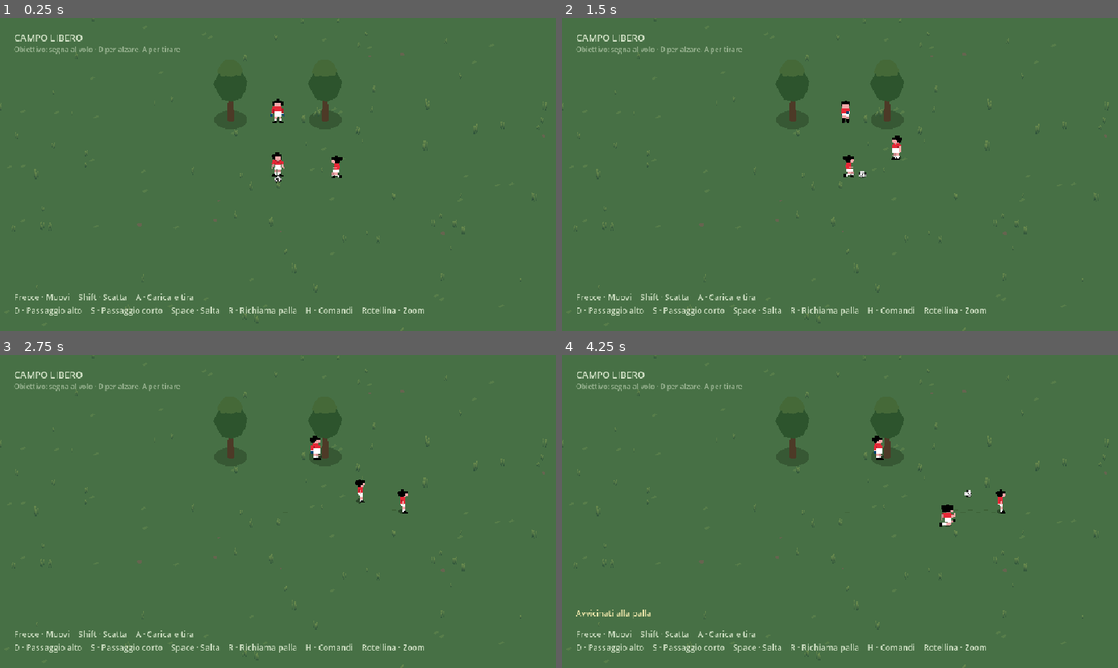
Above: before the commit, frames 1-4 (two rows, left to right).
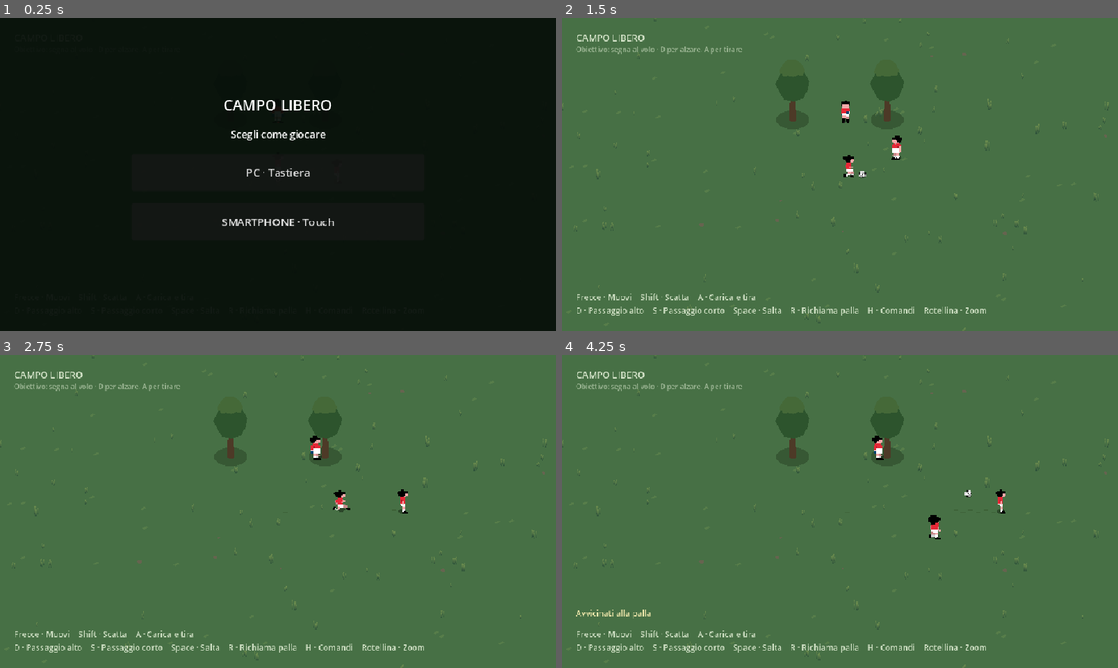
Above: after the commit, the same moments.

Repository: der1988/darkcave
Game: Godot game, scene res://scenes/football/main.tscn
Two runs of this game, one before a commit and one after it. Both use one fixed random seed, a clock stepped at 60 frames per second and the inputs below.
Inputs (mouse positions are in pixels of both pictures, inside the frame that each line leads up to):
- Up to frame 1 (0.25 s): no input
- Up to frame 2 (1.5 s): click (840, 171) at 0.5 s, where only the run after the commit has a clickable "PC · Tastiera"; tap Enter at 1.25 s; move the mouse to (962, 158) at 1.27 s; hold Right (football_right) from 1.28 s (still down); hold Shift (football_sprint) from 1.28 s (still down); click (962, 158) at 1.42 s
- Up to frame 3 (2.75 s): tap Space (football_jump) at 1.52 s; tap Ctrl at 1.55 s; release Right (football_right) at 2 s; release Shift (football_sprint) at 2 s; drag from (166, 527) to (250, 574) at 2.02 s
- Up to frame 4 (4.25 s): move the mouse to (895, 442) at 2.77 s; hold Right (football_right) 2.78-3.5 s; hold D (football_lob) 2.78-3.5 s; click (895, 442) at 2.92 s; tap Ctrl at 3.05 s; drag from (812, 574) to (673, 464) at 3.52 s

The runs differ from the first frame. In frame 1, 100% of the frame differs, in the area x 0-100%, y 0-100%; in frame 2, nothing differs; in frame 3, 0.2%; in frame 4, 0.3%.

Commit message:
Add startup PC/mobile selection with landscape multitouch controls

Diff:
--- a/project.godot
+++ b/project.godot
@@ -13,6 +13,7 @@
 window/size/window_width_override=1280
 window/size/window_height_override=720
 window/stretch/mode="canvas_items"
+window/stretch/aspect="expand"
 
 [rendering]
 renderer/rendering_method="gl_compatibility"
--- a/scenes/football/main.tscn
+++ b/scenes/football/main.tscn
@@ -13,6 +13,8 @@
 [ext_resource type="PackedScene" path="res://scenes/football/goalkeeper.tscn" id="8"]
 
 [ext_resource type="Script" path="res://scripts/football/volley_goal.gd" id="9"]
+
+[ext_resource type="Script" path="res://scripts/football/control_mode.gd" id="10"]
 
 [sub_resource type="WorldBoundaryShape3D" id="Floor"]
 
@@ -129,3 +131,16 @@
 offset_bottom = -78.0
 theme_override_colors/font_color = Color(1,0.95,0.71,0.95)
 theme_override_font_sizes/font_size = 14
+
+[node name="DeviceUI" type="CanvasLayer" parent="."]
+layer = 10
+process_mode = 3
+
+[node name="ControlMode" type="Control" parent="DeviceUI"]
+layout_mode = 3
+anchors_preset = 15
+anchor_right = 1.0
+anchor_bottom = 1.0
+grow_horizontal = 2
+grow_vertical = 2
+script = ExtResource("10")
--- /dev/null
+++ b/scripts/football/control_mode.gd
@@ -0,0 +1,218 @@
+extends Control
+## Device selection and multi-touch controls. Routes actions through the existing input map.
+var mode: String = ""
+var fingers: Dictionary = {}
+var joystick_finger: int = -1
+var stick = Vector2.ZERO
+var stick_center = Vector2.ZERO
+var stick_radius: float = 58.0
+var button_centers: Dictionary = {}
+var action_radius: float = 35.0
+var last_portrait: bool = false
+var picker: VBoxContainer
+var rotate_panel: VBoxContainer
+@onready var game = get_parent().get_parent()
+
+func _ready() -> void:
+	process_mode = Node.PROCESS_MODE_ALWAYS
+	mouse_filter = Control.MOUSE_FILTER_IGNORE
+	get_tree().paused = true
+	picker = make_panel("CAMPO LIBERO", "Scegli come giocare")
+	add_choice(picker,"PC · Tastiera",func(): choose_mode("pc"))
+	add_choice(picker,"SMARTPHONE · Touch",func(): choose_mode("smartphone"))
+	rotate_panel = make_panel("RUOTA IL TELEFONO", "Gioca in orizzontale per vedere campo e comandi.")
+	add_choice(rotate_panel,"Schermo intero",request_mobile_screen)
+	rotate_panel.hide()
+	resized.connect(layout)
+	layout()
+
+func make_panel(title: String, description: String) -> VBoxContainer:
+	var panel = VBoxContainer.new()
+	panel.set_anchors_and_offsets_preset(Control.PRESET_CENTER)
+	panel.offset_left = -220
+	panel.offset_right = 220
+	panel.offset_top = -120
+	panel.offset_bottom = 120
+	panel.add_theme_constant_override("separation",18)
+	for text_value in [title,description]:
+		var label = Label.new()
+		label.text = text_value
+		label.horizontal_alignment = HORIZONTAL_ALIGNMENT_CENTER
+		label.add_theme_font_size_override("font_size",22 if text_value==title else 15)
+		panel.add_child(label)
+	add_child(panel)
+	return panel
+
+func add_choice(panel: VBoxContainer, text_value: String, callback: Callable) -> void:
+	var button = Button.new()
+	button.text = text_value
+	button.custom_minimum_size = Vector2(0,56)
+	button.pressed.connect(callback)
+	panel.add_child(button)
+
+func choose_mode(value: String) -> void:
+	if value!="pc" and value!="smartphone":
+		return
+	release_all()
+	mode = value
+	picker.hide()
+	game.help.visible = mode=="pc"
+	if mode=="smartphone":
+		game.feedback.set_anchors_and_offsets_preset(Control.PRESET_TOP_WIDE)
+		game.feedback.offset_left = 24
+		game.feedback.offset_right = -24
+		game.feedback.offset_top = 80
+		game.feedback.offset_bottom = 108
+		game.feedback.horizontal_alignment = HORIZONTAL_ALIGNMENT_CENTER
+	else:
+		game.feedback.set_anchors_and_offsets_preset(Control.PRESET_BOTTOM_WIDE)
+		game.feedback.offset_left = 24
+		game.feedback.offset_right = -24
+		game.feedback.offset_top = -104
+		game.feedback.offset_bottom = -78
+		game.feedback.horizontal_alignment = HORIZONTAL_ALIGNMENT_LEFT
+	if mode=="smartphone":
+		request_mobile_screen()
+	update_orientation()
+	queue_redraw()
+
+func request_mobile_screen() -> void:
+	if DisplayServer.get_name()=="headless":
+		return
+	if OS.has_feature("web"):
+		JavaScriptBridge.eval("""(function(){
+ const root=document.documentElement;
+ const lock=()=>{if(screen.orientation&&screen.orientation.lock){screen.orientation.lock('landscape').catch(()=>{});}};
+ if(!document.fullscreenElement&&root.requestFullscreen){root.requestFullscreen().then(lock).catch(()=>{});}else{lock();}
+ })();""",true)
+	else:
+		DisplayServer.window_set_mode(DisplayServer.WINDOW_MODE_FULLSCREEN)
+		if OS.has_feature("mobile"):
+			DisplayServer.screen_set_orientation(DisplayServer.SCREEN_LANDSCAPE)
+
+func layout() -> void:
+	var panel_scale = maxf(1.15,minf(2.0,size.y/maxf(size.x,1.0)))
+	for panel in [picker,rotate_panel]:
+		if is_instance_valid(panel):
+			panel.pivot_offset = Vector2(220,120)
+			panel.scale = Vector2.ONE*panel_scale
+	stick_radius = clampf(size.y*0.135,45.0,66.0)
+	action_radius = clampf(size.y*0.075,28.0,38.0)
+	stick_center = Vector2(stick_radius+30,size.y-stick_radius-32)
+	button_centers = {
+		"shoot":Vector2(size.x-65,size.y-145),
+		"pass":Vector2(size.x-145,size.y-70),
+		"lob":Vector2(size.x-60,size.y-60),
+	}
+	queue_redraw()
+
+func update_orientation() -> void:
+	var portrait = mode=="smartphone" and size.y>size.x
+	if portrait and not last_portrait:
+		release_all()
+	last_portrait = portrait
+	rotate_panel.visible = portrait
+	get_tree().paused = mode.is_empty() or portrait
+
+func _process(_delta: float) -> void:
+	if not mode.is_empty():
+		update_orientation()
+
+func _draw() -> void:
+	if mode.is_empty() or last_portrait:
+		draw_rect(Rect2(Vector2.ZERO,size),Color(0.025,0.055,0.035,0.94))
+		return
+	if mode!="smartphone":
+		return
+	draw_circle(stick_center,stick_radius,Color(0.04,0.09,0.05,0.48))
+	draw_arc(stick_center,stick_radius,0,TAU,32,Color(0.8,0.9,0.75,0.55),2)
+	draw_circle(stick_center+stick*stick_radius*0.6,stick_radius*0.38,Color(0.8,0.9,0.75,0.65))
+	var font = ThemeDB.fallback_font
+	for action in button_centers:
+		var center: Vector2 = button_centers[action]
+		var pressed = fingers.values().has(action)
+		draw_circle(center,action_radius,Color(0.8,0.9,0.75,0.65) if pressed else Color(0.04,0.09,0.05,0.60))
+		draw_arc(center,action_radius,0,TAU,24,Color(0.8,0.9,0.75,0.75),2)
+		var text_value = OS.get_keycode_string(FootballControls.KEYS[action][0])
+		draw_string(font,center+Vector2(-8,8),text_value,HORIZONTAL_ALIGNMENT_LEFT,-1,24,Color.WHITE)
+
+func _input(event: InputEvent) -> void:
+	if mode!="smartphone" or last_portrait:
+		return
+	if event is InputEventScreenTouch:
+		if event.pressed:
+			begin_touch(event.index,event.position)
+		else:
+			end_touch(event.index)
+		get_viewport().set_input_as_handled()
+	elif event is InputEventScreenDrag:
+		if event.index==joystick_finger:
+			move_stick(event.position)
+		get_viewport().set_input_as_handled()
+
+func begin_touch(index: int, point: Vector2) -> void:
+	if fingers.has(index):
+		return
+	if joystick_finger<0 and point.distance_to(stick_center)<stick_radius*1.5:
+		joystick_finger = index
+		fingers[index] = "stick"
+		move_stick(point)
+		return
+	for action in button_centers:
+		if point.distance_to(button_centers[action])<=action_radius*1.3:
+			var already_held = fingers.values().has(action)
+			fingers[index] = action
+			if not already_held:
+				send_action(action,true)
+			queue_redraw()
+			return
+
+func move_stick(point: Vector2) -> void:
+	stick = ((point-stick_center)/stick_radius).limit_length(1.0)
+	if stick.length()<0.16:
+		stick = Vector2.ZERO
+	for pair in [["left",-stick.x],["right",stick.x],["up",-stick.y],["down",stick.y]]:
+		if pair[1]>0.0:
+			Input.action_press("football_"+pair[0],pair[1])
+		else:
+			Input.action_release("football_"+pair[0])
+	# Outer stick ring provides running without a fourth button.
+	if stick.length()>0.85:
+		Input.action_press("football_sprint")
+	else:
+		Input.action_release("football_sprint")
+	queue_redraw()
+
+func end_touch(index: int) -> void:
+	if not fingers.has(index):
+		return
+	var action: String = fingers[index]
+	fingers.erase(index)
+	if action=="stick":
+		joystick_finger = -1
+		move_stick(stick_center)
+	elif not fingers.values().has(action):
+		send_action(action,false)
+	queue_redraw()
+
+func send_action(action: String, pressed: bool) -> void:
+	var event = InputEventAction.new()
+	event.action = "football_"+action
+	event.pressed = pressed
+	game._unhandled_input(event)
+
+func release_all() -> void:
+	# Cancel before releasing: losing focus must not shoot accidentally.
+	if is_instance_valid(game.player):
+		game.cancel_charge()
+		game.volley_buffer = 0.0
+	fingers.clear()
+	joystick_finger = -1
+	stick = Vector2.ZERO
+	for action in ["left","right","up","down","sprint"]:
+		Input.action_release("football_"+action)
+	queue_redraw()
+
+func _notification(what: int) -> void:
+	if what==NOTIFICATION_APPLICATION_FOCUS_OUT and is_instance_valid(game):
+		release_all()
--- a/scripts/football/controls.gd
+++ b/scripts/football/controls.gd
@@ -21,7 +21,7 @@
 				InputMap.action_add_event(action,event)
 
 static func world_direction(input: Vector2) -> Vector3:
-	return Vector3(input.x+input.y,0,input.y-input.x).normalized()
+	return Vector3(input.x+input.y,0,input.y-input.x).normalized()*minf(input.length(),1.0)
 
 static func screen_direction(direction: Vector3) -> Vector2:
 	return Vector2(direction.x-direction.z,(direction.x+direction.z)*0.5773503)
--- a/scripts/football/player.gd
+++ b/scripts/football/player.gd
@@ -17,7 +17,7 @@
 func _physics_process(delta: float) -> void:
 	if not controlled:
 		return
-	var input = Input.get_vector("football_left","football_right","football_up","football_down")
+	var input = Input.get_vector("football_left","football_right","football_up","football_down",0.15)
 	if Input.is_action_just_pressed("football_jump"):
 		jump()
 	drive(FootballControls.world_direction(input),Input.is_action_pressed("football_sprint"),delta)
--- /dev/null
+++ b/tests/control_mode_test.gd
@@ -0,0 +1,80 @@
+extends SceneTree
+var checks = 0
+var failures = 0
+var game: FootballSandbox
+var ui: Control
+
+func _initialize() -> void:
+	call_deferred("run")
+
+func ticks(count: int) -> void:
+	for i in count:
+		await physics_frame
+
+func check(value: bool, label: String) -> void:
+	checks += 1
+	if value:
+		print("PASS · ",label)
+	else:
+		failures += 1
+		push_error("FAIL · "+label)
+
+func touch(index: int, point: Vector2, pressed: bool) -> void:
+	var event = InputEventScreenTouch.new()
+	event.index = index
+	event.position = point
+	event.pressed = pressed
+	ui._input(event)
+
+func run() -> void:
+	game = load("res://scenes/football/main.tscn").instantiate()
+	root.add_child(game)
+	current_scene = game
+	ui = game.get_node("DeviceUI/ControlMode")
+	var initial_player = game.player.position
+	await ticks(20)
+	check(paused and ui.picker.visible and game.player.position==initial_player,"Device picker pauses simulation until a mode is selected")
+	ui.choose_mode("pc")
+	check(not paused and game.help.visible and not ui.picker.visible,"PC selection resumes game with keyboard help")
+	ui.choose_mode("smartphone")
+	check(not paused and not game.help.visible and ui.mode=="smartphone","Smartphone selection enables touch layout and hides keyboard HUD")
+	touch(0,ui.stick_center+Vector2(ui.stick_radius*0.6,0),true)
+	await ticks(15)
+	check(game.player.position.distance_to(initial_player)>0.1,"Virtual analog stick moves the player")
+	check(not Input.is_action_pressed("football_sprint"),"Inner analog travel walks")
+	touch(1,ui.button_centers.shoot,true)
+	await ticks(20)
+	check(game.charging and game.charge_time>0.25 and ui.joystick_finger==0,"Movement and charged A work simultaneously with separate fingers")
+	touch(2,ui.button_centers.shoot,true)
+	touch(1,ui.button_centers.shoot,false)
+	check(game.charging,"One finger releasing does not cancel another finger holding the same button")
+	touch(2,ui.button_centers.shoot,false)
+	check(not game.charging,"Last A release fires through the existing shot action")
+	touch(0,Vector2.ZERO,false)
+	check(Input.get_vector("football_left","football_right","football_up","football_down")==Vector2.ZERO,"Analog release anywhere clears movement")
+	touch(3,ui.stick_center+Vector2(ui.stick_radius,0),true)
+	check(Input.is_action_pressed("football_sprint"),"Outer analog travel enables running")
+	touch(4,ui.button_centers.lob,true)
+	await ticks(15)
+	check(game.charging_lob and game.charge_time>0.15,"Touch D supports held high-pass charging")
+	ui._notification(Node.NOTIFICATION_APPLICATION_FOCUS_OUT)
+	check(not game.charging and not game.charging_lob and ui.fingers.is_empty() and not Input.is_action_pressed("football_sprint"),"Focus loss clears all touches and cancels charges without firing")
+	ui.size = Vector2(400,800)
+	ui.update_orientation()
+	check(paused and ui.rotate_panel.visible,"Portrait smartphone shows rotate prompt and pauses play")
+	ui.size = Vector2(960,540)
+	ui.update_orientation()
+	check(not paused and not ui.rotate_panel.visible,"Returning to landscape resumes play")
+	game.ball.recall(game.player)
+	await ticks(30)
+	touch(5,ui.button_centers.pass,true)
+	check(game.pass_receiver!=null and not game.charging,"Touch S executes the existing short pass")
+	touch(5,ui.button_centers.pass,false)
+	ui.release_all()
+	ui.choose_mode("pc")
+	check(ui.fingers.is_empty() and ui.stick==Vector2.ZERO,"Switching mode cannot leave touch movement stuck")
+	check(FootballControls.world_direction(Vector2(0.4,0)).length()<0.5,"World direction preserves analog movement strength")
+	game.queue_free()
+	await process_frame
+	print("RESULT controls: ",checks-failures,"/",checks)
+	quit(1 if failures else 0)
--- a/tests/football_test.gd
+++ b/tests/football_test.gd
@@ -29,6 +29,7 @@
 	game = load("res://scenes/football/main.tscn").instantiate()
 	root.add_child(game)
 	current_scene = game
+	game.get_node("DeviceUI/ControlMode").choose_mode("pc")
 	await ticks(30)
 	check(ProjectSettings.get_setting("application/run/main_scene")=="res://scenes/football/main.tscn","Football sandbox is the active game")
 	check(get_nodes_in_group("football_player").size()==2 and game.find_children("*","Light3D",true,false).is_empty(),"Two outfield players and no flashlight or other lights")
--- a/tools/capture_football.gd
+++ b/tools/capture_football.gd
@@ -12,12 +12,17 @@
 
 func shot(name: String) -> void:
 	await RenderingServer.frame_post_draw
-	assert(root.get_texture().get_image().save_png("res://screenshots/football-13/"+name+".png")==OK)
+	assert(root.get_texture().get_image().save_png("res://screenshots/football-14/"+name+".png")==OK)
 
 func run() -> void:
 	game = load("res://scenes/football/main.tscn").instantiate()
 	root.add_child(game)
 	current_scene = game
+	await shot("00-scelta-controlli")
+	game.get_node("DeviceUI/ControlMode").choose_mode("smartphone")
+	await process_frame
+	await shot("00-comandi-touch")
+	game.get_node("DeviceUI/ControlMode").choose_mode("pc")
 	await ticks(60)
 	await shot("01-campo-libero")
 	var short_pass = InputEventAction.new()
Not shown: 1 places in scenes/football/main.tscn that only renumber resources
Binary file added: screenshots/football-14/00-comandi-touch.png
Binary file added: screenshots/football-14/00-scelta-controlli.png
Binary file added: screenshots/football-14/01-campo-libero.png
Binary file added: screenshots/football-14/02-palla-al-piede.png
Binary file added: screenshots/football-14/02-ricezione-compagno.png
Binary file added: screenshots/football-14/03-pallonetto.png
Binary file added: screenshots/football-14/03-passaggio-alto.png
Binary file added: screenshots/football-14/04-browser.png
Binary file added: screenshots/football-14/04-salto.png
Binary file added: screenshots/football-14/05-carica-tiro-web.png
Binary file added: screenshots/football-14/05-tiro-al-volo.png
(and 16 more such lines)
